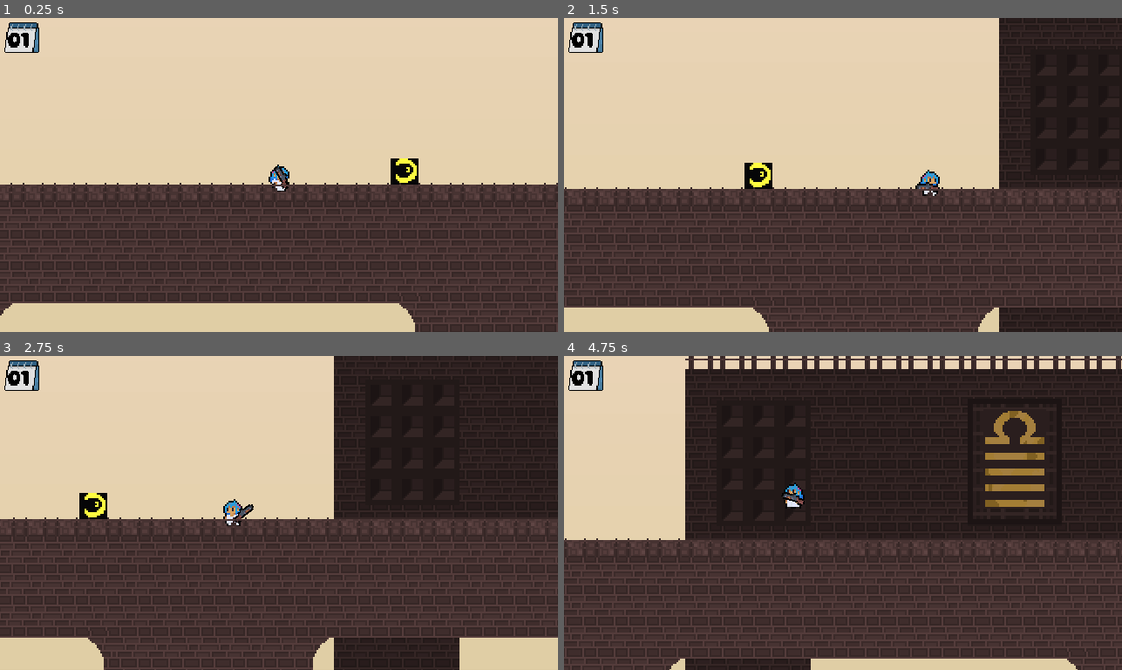
Above: before the commit, frames 1-4 (two rows, left to right).
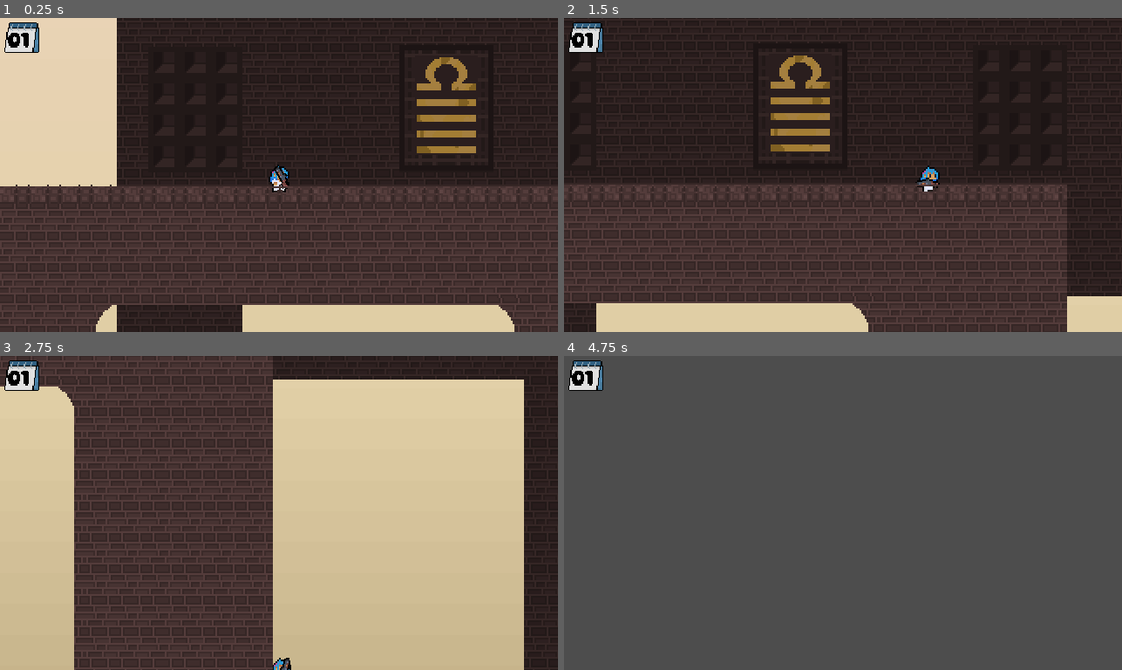
Above: after the commit, the same moments.

Repository: psychologicaljourney/jamsepticeye
Game: Godot game, scene res://scene/main.tscn
The game is run twice, just before and just after one commit, with the same random seed, the same clock (stepped at 60 frames per second) and the same inputs.
Inputs (mouse positions are in pixels of both pictures, inside the frame that each line leads up to):
- Up to frame 1 (0.25 s): no input
- Up to frame 2 (1.5 s): move the mouse to (965, 159) at 0.52 s; hold D (right) from 0.53 s (still down); tap W (interact) at 0.6 s; tap Space (jump) at 0.77 s; move the mouse to (731, 190) at 1.27 s; tap Shift (dash) at 1.35 s
- Up to frame 3 (2.75 s): tap Space (jump) at 1.52 s; tap W (interact) at 1.55, 2.1 s; move the mouse to (334, 443) at 2.02 s; release D (right) at 2.03 s; hold A (left) from 2.03 s (still down)
- Up to frame 4 (4.75 s): move the mouse to (815, 575) at 2.77 s; release A (left) at 2.78 s; hold D (right) 2.78-4.28 s; click (815, 575) at 2.85 s; tap Space (jump) at 3.02, 3.77, 4.52 s; tap W (interact) at 3.05, 3.6, 4.55 s; move the mouse to (1010, 560) at 3.52 s; move the mouse to (675, 465) at 4.27 s; hold A (left) from 4.28 s (still down); tap Shift (dash) at 4.35 s

The runs differ from the first frame. In frame 1, 55% of the frame differs, in the area x 0-100%, y 0-100%; in frame 2, 53%; in frame 3, 65%; in frame 4, 87%.

Commit message:
Egyptian runes show real important text

Diff:
--- a/scene/dialogue.tscn
+++ b/scene/dialogue.tscn
@@ -1,9 +1,48 @@
-[gd_scene load_steps=3 format=3 uid="uid://dy8hu8mwduyi2"]
+[gd_scene load_steps=7 format=3 uid="uid://dy8hu8mwduyi2"]
 
+[ext_resource type="Script" uid="uid://b0r37ukohdksa" path="res://script/dialogue.gd" id="1_dpdwr"]
 [ext_resource type="Texture2D" uid="uid://hxj0fhdl7cjk" path="res://sprite/text_ninepatch.png" id="1_gxfc3"]
 [ext_resource type="FontFile" uid="uid://g7it2q8fp8ih" path="res://fonts/PublicPixel.ttf" id="2_dpdwr"]
 
+[sub_resource type="Animation" id="Animation_gxfc3"]
+resource_name = "fade"
+tracks/0/type = "value"
+tracks/0/imported = false
+tracks/0/enabled = true
+tracks/0/path = NodePath(".:modulate")
+tracks/0/interp = 1
+tracks/0/loop_wrap = true
+tracks/0/keys = {
+"times": PackedFloat32Array(0.099999994, 0.43333334),
+"transitions": PackedFloat32Array(1, 1),
+"update": 0,
+"values": [Color(1, 1, 1, 0), Color(1, 1, 1, 0.9254902)]
+}
+
+[sub_resource type="Animation" id="Animation_dpdwr"]
+length = 0.001
+tracks/0/type = "value"
+tracks/0/imported = false
+tracks/0/enabled = true
+tracks/0/path = NodePath(".:modulate")
+tracks/0/interp = 1
+tracks/0/loop_wrap = true
+tracks/0/keys = {
+"times": PackedFloat32Array(0),
+"transitions": PackedFloat32Array(1),
+"update": 0,
+"values": [Color(1, 1, 1, 0.9254902)]
+}
+
+[sub_resource type="AnimationLibrary" id="AnimationLibrary_c77uv"]
+_data = {
+&"RESET": SubResource("Animation_dpdwr"),
+&"fade": SubResource("Animation_gxfc3")
+}
+
 [node name="Dialogue" type="Node2D"]
+modulate = Color(1, 1, 1, 0.9254902)
+script = ExtResource("1_dpdwr")
 
 [node name="Rect" type="NinePatchRect" parent="."]
 offset_right = 179.0
@@ -28,3 +67,8 @@
 text = "this truly was our psychological journey"
 fit_content = true
 scroll_active = false
+
+[node name="AnimationPlayer" type="AnimationPlayer" parent="."]
+libraries = {
+&"": SubResource("AnimationLibrary_c77uv")
+}
--- a/scene/main.tscn
+++ b/scene/main.tscn
@@ -34,6 +34,9 @@
 tile_size = Vector2i(18, 18)
 physics_layer_0/collision_layer = 1
 sources/2 = SubResource("TileSetAtlasSource_0ha60")
+
+[sub_resource type="RectangleShape2D" id="RectangleShape2D_p1hux"]
+size = Vector2(45, 91)
 
 [sub_resource type="Gradient" id="Gradient_4j5ol"]
 offsets = PackedFloat32Array(0, 0.09009009, 0.45045045, 0.6666667, 0.9369369)
@@ -82,6 +85,12 @@
 [node name="Sign1" type="Sprite2D" parent="BGTiles/Sign1BG"]
 texture = ExtResource("3_of57s")
 
+[node name="Area2D" type="Area2D" parent="BGTiles/Sign1BG/Sign1"]
+
+[node name="CollisionShape2D" type="CollisionShape2D" parent="BGTiles/Sign1BG/Sign1/Area2D"]
+position = Vector2(-0.5, 12.5)
+shape = SubResource("RectangleShape2D_p1hux")
+
 [node name="Walkway" type="TileMapLayer" parent="."]
 tile_map_data = PackedByteArray("AAD5/yUAAgACAAAAAAD6/yUAAgACAAAAAAD7/yUAAgACAAAAAAD8/yUAAgACAAAAAAD9/yUAAgACAAAAAAD+/y …(656 unchanged characters)…
 tile_set = SubResource("TileSet_wp4xf")
@@ -92,7 +101,7 @@
 tile_set = SubResource("TileSet_wp4xf")
 
 [node name="Player" parent="." instance=ExtResource("2_v0l8b")]
-position = Vector2(150, 667)
+position = Vector2(453, 666)
 
 [node name="Label" type="Label" parent="."]
 offset_left = 66.0
@@ -121,3 +130,8 @@
 lifetime = 20.0
 visibility_rect = Rect2(-500, -500, 500, 500)
 process_material = SubResource("ParticleProcessMaterial_p1hux")
+
+[connection signal="area_entered" from="BGTiles/Sign1BG/Sign1/Area2D" to="Player" method="_on_area_2d_area_entered"]
+[connection signal="body_entered" from="BGTiles/Sign1BG/Sign1/Area2D" to="Player" method="_on_area_2d_body_entered"]
+[connection signal="body_exited" from="BGTiles/Sign1BG/Sign1/Area2D" to="Player" method="_on_area_2d_body_exited"]
+[connection signal="body_shape_entered" from="BGTiles/Sign1BG/Sign1/Area2D" to="Player" method="_on_area_2d_body_shape_entered"]
--- /dev/null
+++ b/script/dialogue.gd
@@ -0,0 +1,5 @@
+extends Node2D
+
+
+func _ready():
+	$AnimationPlayer.play("fade")
--- a/script/player.gd
+++ b/script/player.gd
@@ -5,8 +5,15 @@
 var speed = 150
 var jump_vel = -200
 var jumps_left = 2
+
+var in_sign = false
+var dialogue_shown = false
+
 @export var sprite: AnimatedSprite2D
 @export var state_machine: StateMachine
+@onready var area_2d: Area2D = $"../BGTiles/Sign1BG/Sign1/Area2D"
+const DIALOGUE = preload("uid://dy8hu8mwduyi2")
+@onready var main: Node2D = $".."
 
 func _physics_process(delta: float) -> void:
 	if not is_on_floor():
@@ -21,3 +28,19 @@
 		$Sprite.flip_h = false
 	elif velocity.x < 0:
 		$Sprite.flip_h = true
+	if in_sign:
+		if Input.is_action_just_pressed("interact") and not dialogue_shown:
+			dialogue_shown = true
+			var dialogue_instance:Node2D = DIALOGUE.instantiate()
+			main.add_child(dialogue_instance)
+			dialogue_instance.position = Vector2(452.0, 555.0)
+
+
+func _on_area_2d_body_entered(body: Node2D) -> void:
+	if body is Player:
+		in_sign =  true
+
+
+func _on_area_2d_body_exited(body: Node2D) -> void:
+	if body is Player:
+		in_sign = false
Not shown: 1 places in scene/main.tscn that only renumber resources
Not shown, added: script/dialogue.gd.uid
